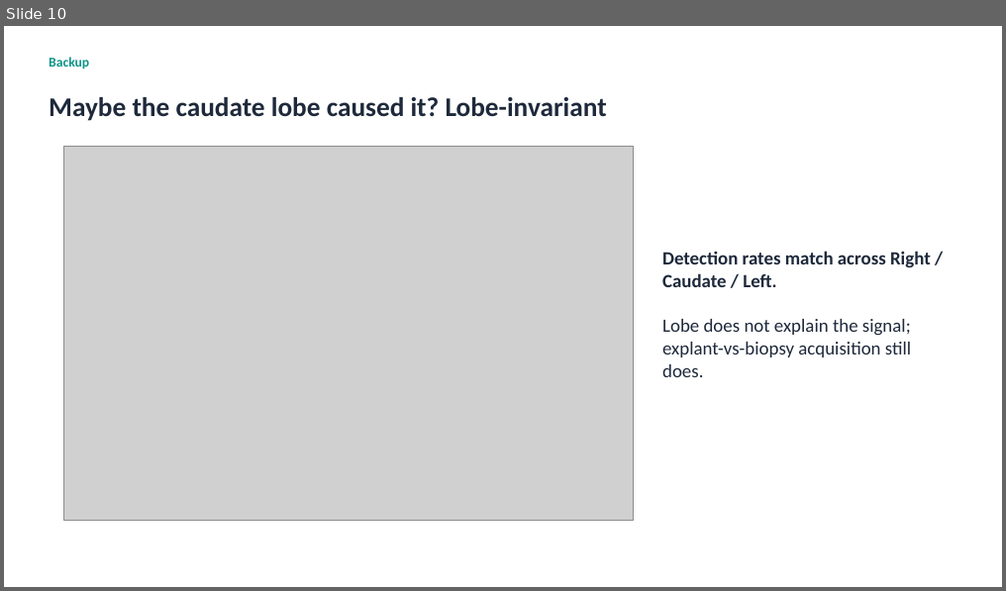
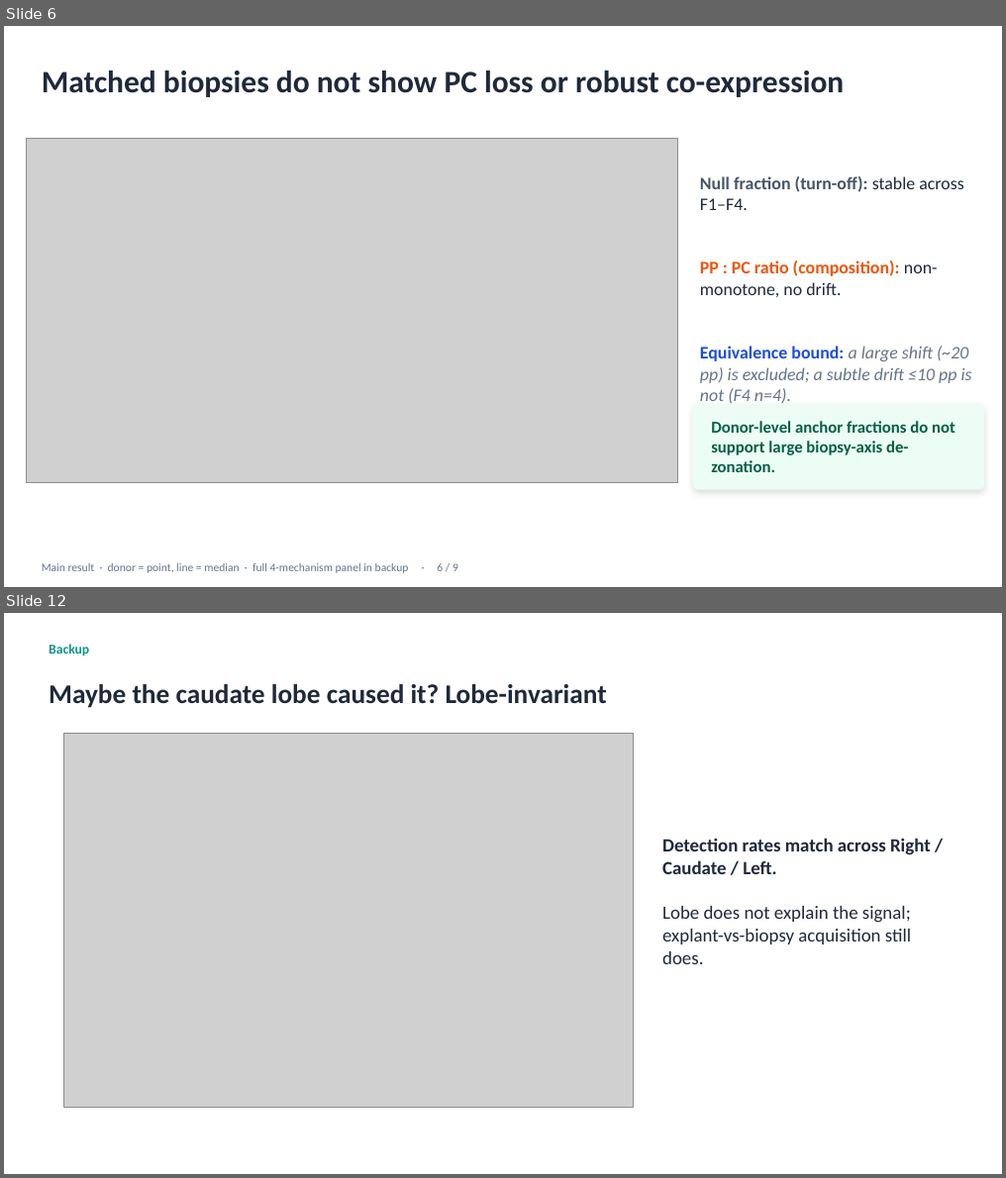
Before and after one commit to roeetekoah/liver-zonation, a slide deck: reports/deck/MASLD_zonation_reanalysis_8min.pptx. Shown one above the other, each under a label of ours: slide 10 before the commit, slides 6 and 12 after it; the slides between them are not shown. The pictures are 1006x591 and 1006x1178 pixels, drawn with LibreOffice and Linux fonts; fonts in the diff are those of the drawing; grey boxes stand for pictures. Boxes give left, top, right and bottom in pixels: in the first picture for what was removed or moved away, otherwise in the second. Text is boxed around its words. In the diff, an @@ line names an element or a change of style, - is before the commit and + after.

```diff
--- a/reports/deck/MASLD_zonation_reanalysis_8min.pptx
+++ b/reports/deck/MASLD_zonation_reanalysis_8min.pptx
@@ slide 6 added at [4, 26, 1002, 587], background #FFFFFF @@
@@ text added at [42, 71, 845, 97], 30 pt, text #1E293B, bold @@
+Matched biopsies do not show PC loss or robust co-expression
@@ picture added at [27, 138, 678, 482] @@
@@ text added at [700, 176, 972, 403], 17 pt, text #64748B @@
+Null fraction (turn-off): stable across F1–F4.
+PP : PC ratio (composition): non-monotone, no drift.
+Equivalence bound: a large shift (~20 pp) is excluded; a subtle drift ≤10 pp is not (F4 n=4).
@@ rounded rectangle added at [693, 404, 985, 490], fill #ECFDF5 @@
@@ text added at [711, 421, 955, 472], 16 pt, text #065F46, bold @@
+Donor-level anchor fractions do not support large biopsy-axis de-zonation.
@@ text added at [42, 564, 458, 573], 11 pt, text #64748B @@
+Main result · donor = point, line = median · full 4-mechanism panel in backup · 6 / 9
@@ what was slide 10 is now slide 12 @@
```
Also in this commit, not shown: 11 slides changed, 1 other slide added, 4 other files.
